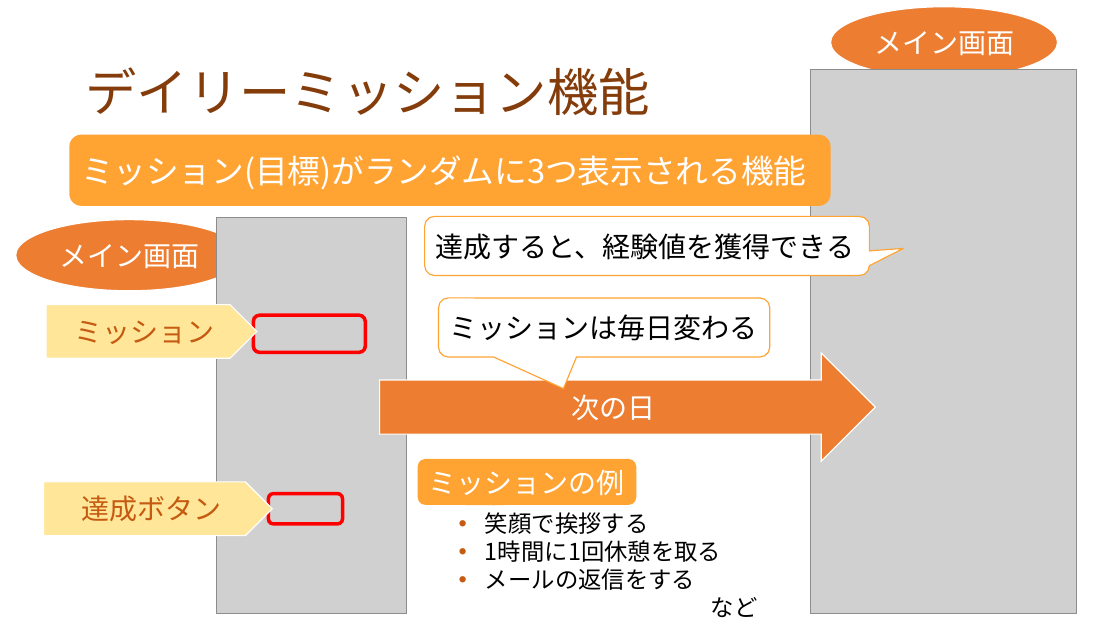
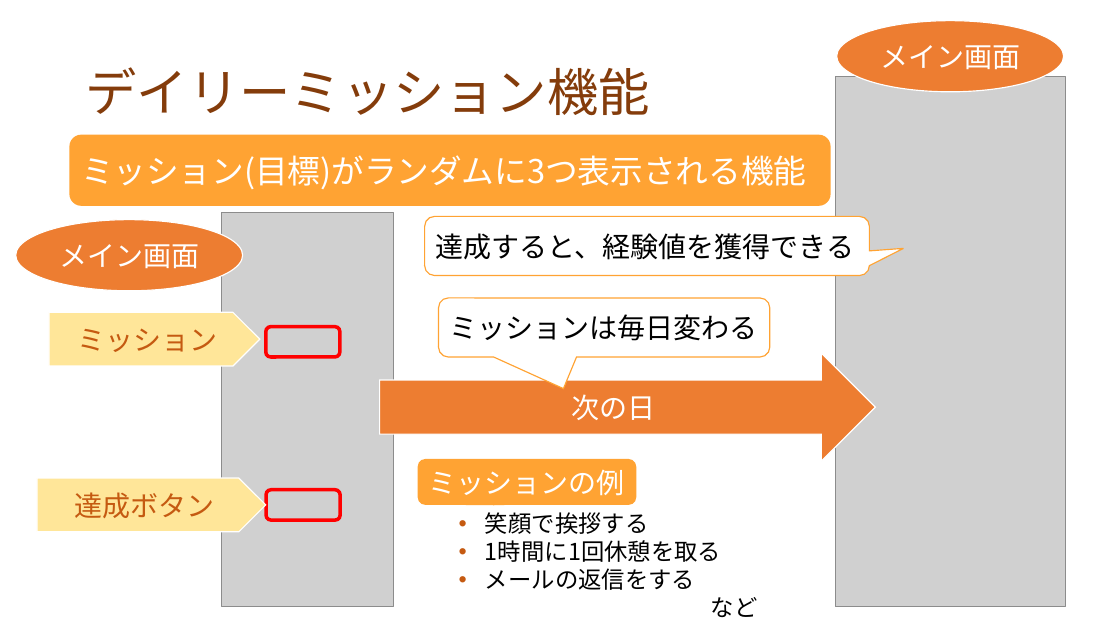
Before and after one commit to dojo2022/F-3, a slide deck: slide 12 of doc/プレゼン資料_F3_なかおっち.pptx. Drawn at 1120x630 pixels with LibreOffice and Linux fonts; fonts in the diff are those of the drawing; grey boxes stand for pictures. Boxes give left, top, right and bottom in pixels: in the first picture for what was removed or moved away, otherwise in the second. Text is boxed around its words. In the diff, an @@ line names an element or a change of style, - is before the commit and + after.

```diff
--- a/doc/プレゼン資料_F3_なかおっち.pptx
+++ b/doc/プレゼン資料_F3_なかおっち.pptx
@@ ellipse "メイン画面" moved from (x1=831, y1=7, x2=1058, y2=78) to (x1=837, y1=21, x2=1064, y2=92) @@
@@ picture resized from (x1=811, y1=69, x2=1077, y2=613) to (x1=835, y1=76, x2=1065, y2=607) @@
@@ picture resized from (x1=216, y1=218, x2=406, y2=614) to (x1=221, y1=212, x2=393, y2=606) @@
@@ pentagon arrow "ミッション" moved from (x1=46, y1=305, x2=257, y2=359) to (x1=49, y1=313, x2=260, y2=366) @@
@@ rounded rectangle resized from (x1=254, y1=315, x2=365, y2=352) to (x1=266, y1=327, x2=339, y2=357) @@
@@ pentagon arrow "達成ボタン" moved from (x1=44, y1=482, x2=272, y2=536) to (x1=37, y1=478, x2=266, y2=532) @@
@@ rounded rectangle moved from (x1=269, y1=494, x2=343, y2=524) to (x1=266, y1=490, x2=340, y2=520) @@
```
Also in this commit, not shown: 1 other slide changed, 7 other files.
